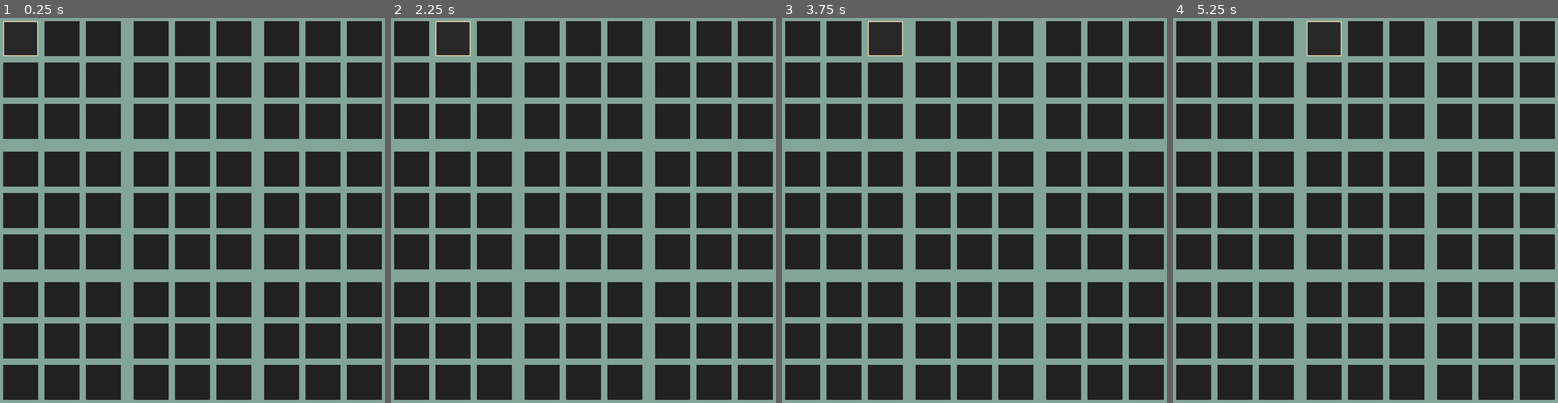
Above: before the commit, frames 1-4 (left to right).
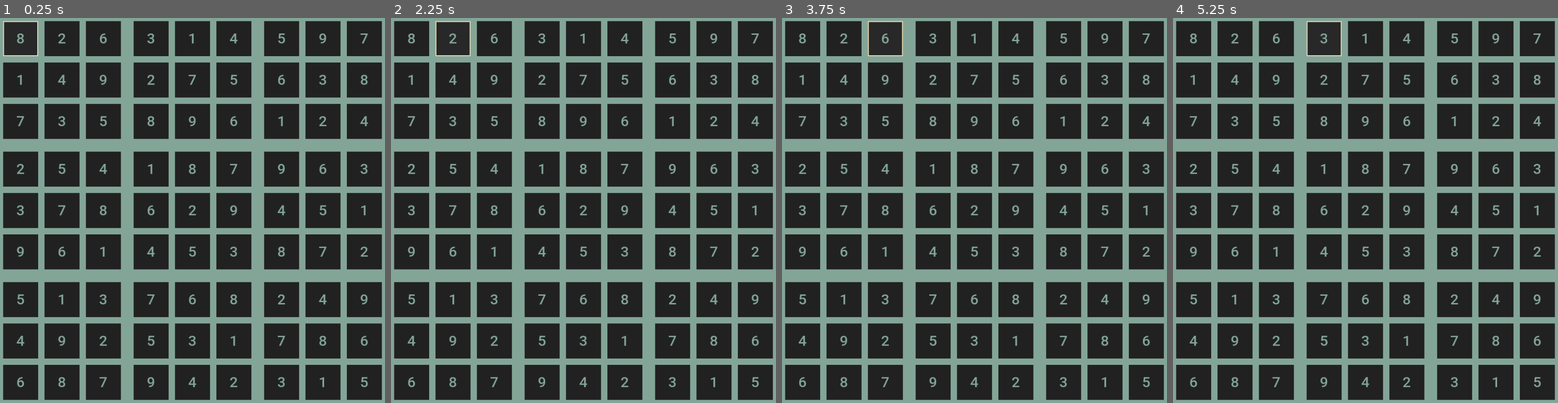
Above: after the commit, the same moments.

Repository: dudozermaks/GudokuOld
Game: Godot game, scene res://main.tscn
Two runs of this game, one before a commit and one after it. Both use one fixed random seed, a clock stepped at 60 frames per second and the inputs below.
Inputs (mouse positions are in pixels of both pictures, inside the frame that each line leads up to):
- Up to frame 1 (0.25 s): no input
- Up to frame 2 (2.25 s): click (410, 37) at 0.52 s; click (410, 37) at 1.25 s, where only the run after the commit has a clickable "8"; click (452, 37) at 2.02 s
- Up to frame 3 (3.75 s): click (843, 37) at 2.75 s, where only the run after the commit has a clickable "2"; click (885, 37) at 3.52 s
- Up to frame 4 (5.25 s): click (1276, 37) at 4.25 s, where only the run after the commit has a clickable "6"; click (1323, 37) at 5.02 s

The runs differ from the first frame. In frame 1, 2.2% of the frame differs, in the area x 4-96%, y 4-96%; in frame 2, 2.2%; in frame 3, 2.2%; in frame 4, 2.2%.

Commit message:
add valid sudoku field generator and improve code

Diff:
--- a/cell.gd
+++ b/cell.gd
@@ -6,10 +6,7 @@
 func _ready():
 	pass
 
-func _process(delta):
-	pass
-
-func _input(event):
+func _input(_event):
 	if !has_focus():
 		return;
 	for i in range(1, 10):
@@ -21,10 +18,10 @@
 	if (Input.is_action_pressed("erase")):
 		numbers.pop_back()
 
-	_update_text()
+	update_text()
 
 
-func _update_text():
+func update_text():
 	numbers.sort()
 	text = ""
 
--- a/cell.tscn
+++ b/cell.tscn
@@ -3,7 +3,7 @@
 [ext_resource type="Script" path="res://cell.gd" id="1_h7ouj"]
 [ext_resource type="Theme" uid="uid://hejq02uy4tug" path="res://cell.theme" id="1_msv31"]
 
-[node name="Cell" type="Button"]
+[node name="Cell" type="Button" groups=["cells"]]
 custom_minimum_size = Vector2(77, 77)
 offset_right = 77.0
 offset_bottom = 77.0
--- a/field.gd
+++ b/field.gd
@@ -6,12 +6,91 @@
 	UNSOLVED
 }
 
-const board_size = 9
-const square_size = 3
+const board_size : int = 9
+@warning_ignore("narrowing_conversion")
+const square_size : int = sqrt(board_size)
 
 func _ready():
 	get_node("Line0/Cell0").grab_focus()
 
+	_fill_field_diagonal()
+
+	_fill_field(0, square_size)
+
+	get_tree().call_group("cells", "update_text")
+
+	print(_validate())
+
+# FILLERS
+
+# as it is, you can fill one diagonal's squares randomly and it 100% would be valid sudoku
+func _fill_field_diagonal() -> void:
+	for i in range(0, board_size, square_size + 1):
+		var numbers = range(1, board_size+1)
+		numbers.shuffle()
+		var cells := _get_square(i)
+		for cell in cells:
+			cell.numbers.push_back(numbers.back())
+			numbers.pop_back()
+
+func _fill_field(line : int, row : int) -> bool:
+	# if we reached the end
+	if line == board_size - 1 and row == board_size:
+		return true
+
+	# if we reached the end of a row
+	if row == board_size:
+		line += 1
+		row = 0
+
+	var cell : Cell = get_node("Line%d/Cell%d" % [line, row])
+	if cell.numbers.size() != 0:
+		return _fill_field(line, row + 1)
+
+	for num in range(1, board_size + 1):
+		cell.numbers.push_back(num)
+		if _validate_for_one_cell(line, row):
+			if _fill_field(line, row + 1):
+				return true
+		cell.numbers.clear()
+
+	# No valid value was found, so backtrack
+	return false
+
+# GETTERS FOR SHAPES
+func _get_square(square_number : int) -> Array[Cell]:
+	var cells : Array[Cell] = []
+
+	@warning_ignore("integer_division")
+	var first_line_number = (square_number / square_size) * square_size
+	var first_cell_number = (square_number % square_size) * square_size
+
+	for line_number in range(first_line_number, first_line_number + square_size):
+		var line = get_node("Line" + str(line_number))
+		for cell_number in range(first_cell_number, first_cell_number + square_size):
+			cells.push_back(line.get_node("Cell" + str(cell_number)))
+
+	return cells
+
+func _get_line(line_number : int) -> Array[Cell]:
+	var cells : Array[Cell] = []
+
+	var line := get_node("Line" + str(line_number))
+	for i in range(0, board_size):
+		cells.push_back(line.get_node("Cell" + str(i)))
+
+	return cells
+
+func _get_row(row_number : int) -> Array[Cell]:
+	var cells : Array[Cell] = []
+
+	for i in range(0, board_size):
+		var line := get_node("Line" + str(i))
+		cells.push_back(line.get_node("Cell" + str(row_number)))
+
+	return cells
+
+# VALIDATES
 func _is_unsolved() -> bool:
 	for i in range(0, board_size):
 		var line := get_node("Line" + str(i))
@@ -20,70 +99,34 @@
 				return true
 	return false
 
-# line_number [0, 8]
-func _validate_line(line_number : int) -> VALIDATE:
-		var numbers : Array[int] = []
+func _is_valid_set(cell_set : Array[Cell]) -> VALIDATE:
+	var numbers : Array[int] = []
 
-		var line := get_node("Line" + str(line_number))
-		for i in range(0, board_size):
-			var cell : Cell = line.get_node("Cell" + str(i))
+	for cell in cell_set:
+		if cell.numbers.size() != 1: continue
+		if cell.numbers[0] in numbers:
+			return VALIDATE.WRONG_SOLVED
 
-			if cell.numbers.size() != 1: continue
-			if cell.numbers[0] in numbers:
-				return VALIDATE.WRONG_SOLVED
+		numbers.push_back(cell.numbers[0])
 
-			numbers.push_back(cell.numbers[0])
-
-		return VALIDATE.RIGHT_SOLVED
-
-# row_number [0, 8]
-func _validate_row(row_number : int) -> VALIDATE:
-		var numbers : Array[int] = []
-
-		for i in range(0, board_size):
-			var line := get_node("Line" + str(i))
-			var cell : Cell = line.get_node("Cell" + str(row_number))
-
-			if cell.numbers.size() != 1: continue
-			if cell.numbers[0] in numbers:
-				return VALIDATE.WRONG_SOLVED
-
-			numbers.push_back(cell.numbers[0])
-
-		return VALIDATE.RIGHT_SOLVED
-
-# square_number [0, 8]
-func _validate_square(square_number : int) -> VALIDATE:
-		var numbers : Array[int] = []
-
-		@warning_ignore("integer_division")
-		var first_line_number = (square_number / square_size) * square_size
-		var first_cell_number = (square_number % square_size) * square_size
-
-		for line_number in range(first_line_number, first_line_number + square_size):
-			var line = get_node("Line" + str(line_number))
-			for cell_number in range(first_cell_number, first_cell_number + square_size):
-				var cell = line.get_node("Cell" + str(cell_number))
-
-				if cell.numbers.size() != 1: continue
-				if cell.numbers[0] in numbers:
-					return VALIDATE.WRONG_SOLVED
-
-				numbers.push_back(cell.numbers[0])
-
-		return VALIDATE.RIGHT_SOLVED
+	return VALIDATE.RIGHT_SOLVED
 
 func _validate() -> VALIDATE:
 	for i in range(0, board_size):
-		if  _validate_line(i) == VALIDATE.WRONG_SOLVED or\
-				_validate_row(i) == VALIDATE.WRONG_SOLVED or\
-				_validate_square(i) == VALIDATE.WRONG_SOLVED:
+		if  _is_valid_set(_get_line(i)) == VALIDATE.WRONG_SOLVED or\
+				_is_valid_set(_get_row(i)) == VALIDATE.WRONG_SOLVED or\
+				_is_valid_set(_get_square(i)) == VALIDATE.WRONG_SOLVED:
 					return VALIDATE.WRONG_SOLVED
 
 	if _is_unsolved():
 		return VALIDATE.UNSOLVED
 	return VALIDATE.RIGHT_SOLVED
 
-# Called every frame. 'delta' is the elapsed time since the previous frame.
-func _process(delta):
-	pass
+func _validate_for_one_cell(line : int, row : int) -> bool:
+	@warning_ignore("integer_division")
+	var square_number = row / 3 + (line / 3) * 3
+	if  _is_valid_set(_get_line(line)) == VALIDATE.WRONG_SOLVED or\
+			_is_valid_set(_get_row(row)) == VALIDATE.WRONG_SOLVED or\
+			_is_valid_set(_get_square(square_number)) == VALIDATE.WRONG_SOLVED:
+				return false
+	return true
